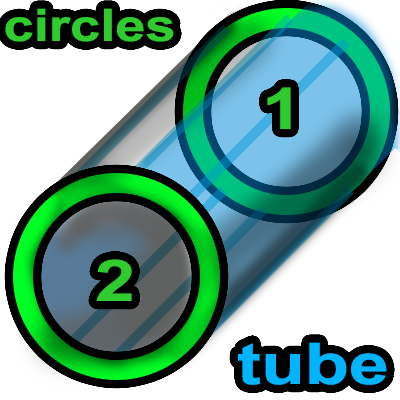
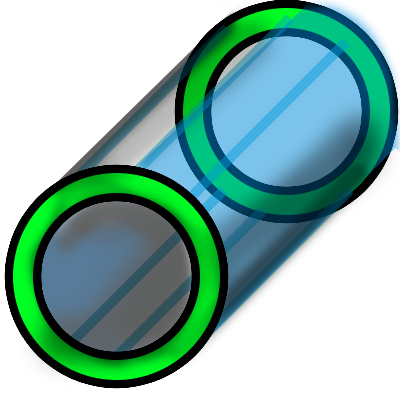
Layered file, before and after one edit (400px x 400px). Changes by layer:
hid "tube" over [238, 342, 387, 385]
hid "circles" over [5, 8, 174, 42]
hid "1 copy" over [267, 87, 291, 129]
hid "2" over [96, 259, 132, 301]
